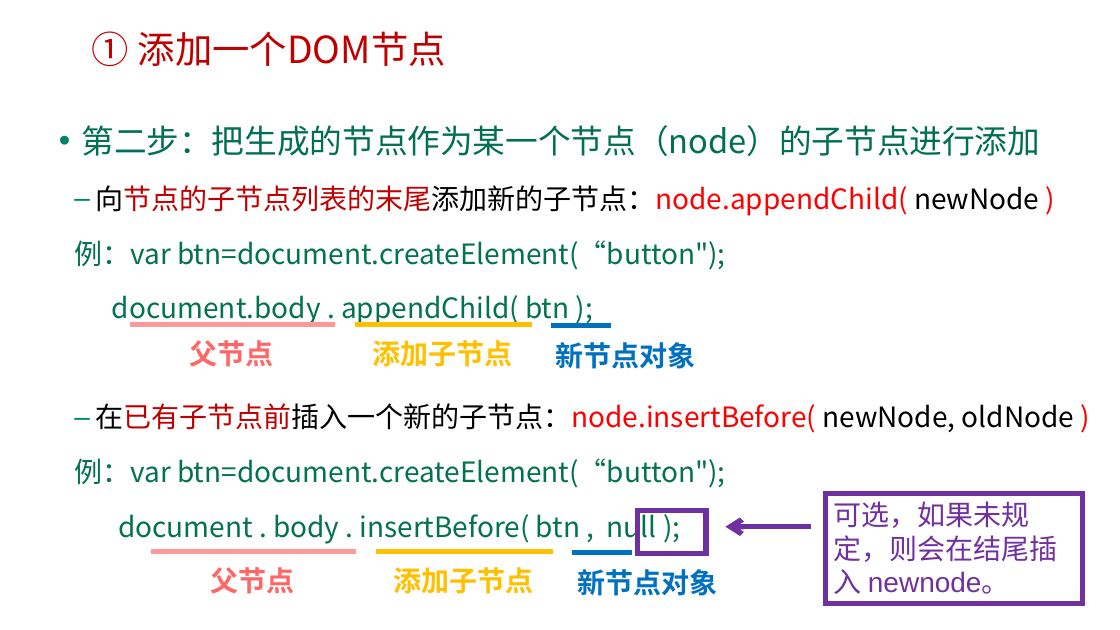
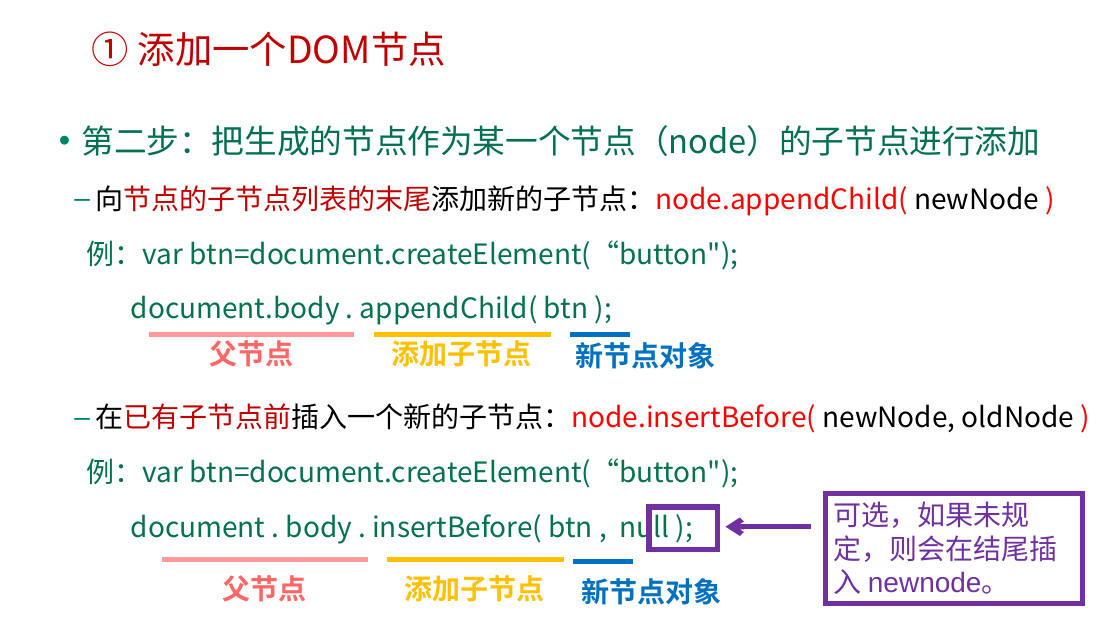
Before and after one commit to edu2act/course-web2, a slide deck: slide 10 of materials/slides/1-8.pptx. Drawn at 1120x630 pixels with LibreOffice and Linux fonts; fonts in the diff are those of the drawing; background and template pictures are left out. Boxes give left, top, right and bottom in pixels: in the first picture for what was removed or moved away, otherwise in the second. Text is boxed around its words. In the diff, an @@ line names an element or a change of style, - is before the commit and + after.

```diff
--- a/materials/slides/1-8.pptx
+++ b/materials/slides/1-8.pptx
@@ text "第二步：把生成的节点作为某一个节点（node）的子节点进行添加" rewrapped from bbox=[74, 125, 1074, 545] to bbox=[81, 125, 1074, 545] @@
@@ 3 lines: place and size @@
-3 lines at bbox=[130, 324, 611, 326]
+3 lines at bbox=[150, 335, 630, 335]
@@ 3 texts: place and size @@
-3 texts at bbox=[190, 340, 696, 369]
+3 texts at bbox=[209, 336, 715, 369]
@@ rectangle: place and size @@
-rectangle at bbox=[638, 511, 706, 553]
+rectangle at bbox=[649, 507, 718, 549]
@@ 2 texts, 2 lines: place and size @@
-2 texts, 2 lines at bbox=[151, 551, 553, 594]
+2 texts, 2 lines at bbox=[162, 560, 565, 602]
@@ line moved from (572, 553) - (632, 553) to (573, 561) - (633, 561) @@
@@ text "新节点对象": place and size @@
-text "新节点对象" at bbox=[577, 569, 717, 596]
+text "新节点对象" at bbox=[581, 578, 721, 605]
```
Also in this commit, not shown: 4 other slides changed, 1 other file.
